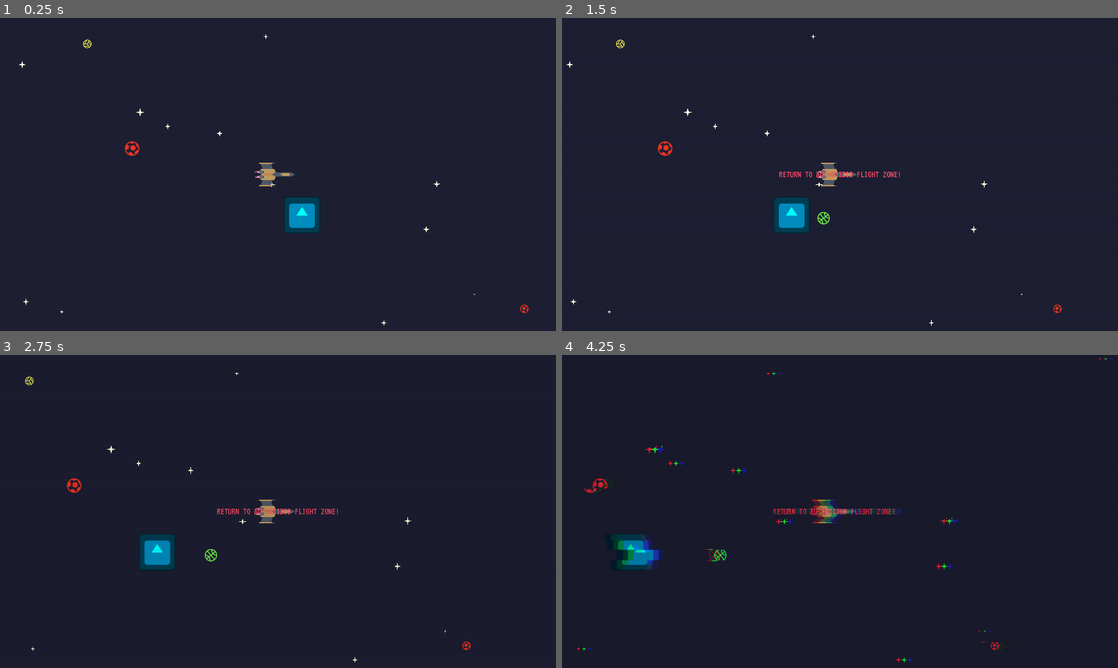
Above: before the commit, frames 1-4 (two rows, left to right).
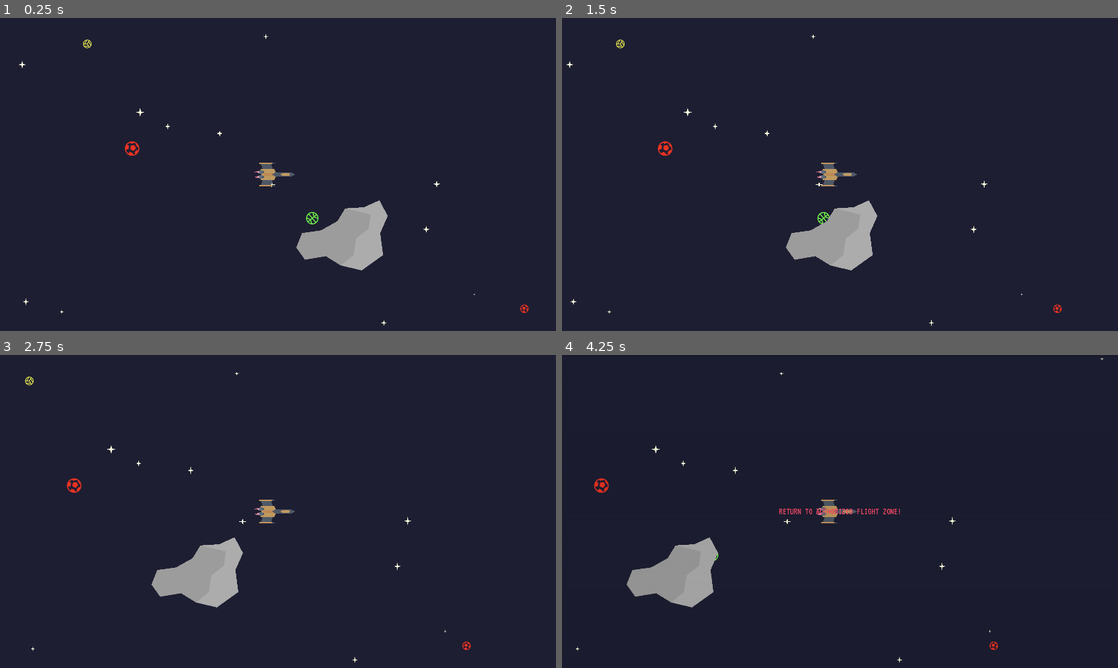
Above: after the commit, the same moments.

Repository: antax02/Ludum-Dare-58
Game: Godot game, scene res://scenes/world.tscn
Same seed, same stepped clock (60 frames per second), same inputs: the game is played once before the commit and once after it. The engine's default icon, where the game draws it, is replaced by a stand-in: a white triangle on a blue panel in a dark square.
Inputs:
- Up to frame 1 (0.25 s): no input
- Up to frame 2 (1.5 s): no input
- Up to frame 3 (2.75 s): no input
- Up to frame 4 (4.25 s): no input

The runs differ from the first frame. In frame 1, 2.9% of the frame differs, in the area x 51-70%, y 57-81%; in frame 2, 3.1%; in frame 3, 3.2%; in frame 4, 4.0%, in the area x 2-100%, y 0-99%.

Commit message:
Add asteroid and main menu scenes, update collisions
Introduced a new asteroid scene and main menu UI scene. Updated environment and player scenes to use CollisionPolygon2D instead of CollisionShape2D, and added the asteroid to the environment. Set the 'Rock' node in the world scene to invisible. Minor cleanup in player script.

Diff:
--- /dev/null
+++ b/scenes/enviorment/asteroid_01.tscn
@@ -0,0 +1,14 @@
+[gd_scene format=3 uid="uid://cord2n1qox8nr"]
+
+[node name="Asteroid01" type="AnimatableBody2D"]
+
+[node name="Base" type="Polygon2D" parent="."]
+color = Color(0.67481464, 0.67481464, 0.6748146, 1)
+polygon = PackedVector2Array(12, -121, -53, -117, -80, -73, -137, -41, -202, -32, -222, 18, -192, 60, -120, 48, -68, 80, 4, 97, 78, 44, 68, -32, 94, -91, 65, -145)
+
+[node name="Accent" type="Polygon2D" parent="."]
+color = Color(0.61339027, 0.61339027, 0.61339027, 1)
+polygon = PackedVector2Array(-202, -32, -137, -41, -80, -73, -53, -117, 35, -96, 28, -47, -15, -13, -24, 44, -68, 80, -120, 48, -192, 60, -222, 18)
+
+[node name="CollisionPolygon2D" type="CollisionPolygon2D" parent="."]
+polygon = PackedVector2Array(-222, 18, -202, -32, -137, -41, -80, -73, -52, -118, 12, -121, 65, -145, 95, -91, 68, -31, 78, 45, 4, 97, -68, 80, -120, 48, -192, 60)
--- a/scenes/enviorment/enviorment.tscn
+++ b/scenes/enviorment/enviorment.tscn
@@ -8,6 +8,7 @@
 [ext_resource type="PackedScene" uid="uid://cq61c6hjwqy1" path="res://scenes/enviorment/planet_03.tscn" id="6_mvhhs"]
 [ext_resource type="FontFile" uid="uid://0ajvaa5ea8n6" path="res://assets/fonts/VT323-Regular.ttf" id="7_mvhhs"]
 [ext_resource type="PackedScene" uid="uid://vkew0f6jy525" path="res://scenes/enviorment/planet_04.tscn" id="7_p4wd1"]
+[ext_resource type="PackedScene" uid="uid://cord2n1qox8nr" path="res://scenes/enviorment/asteroid_01.tscn" id="9_p4wd1"]
 
 [sub_resource type="ShaderMaterial" id="ShaderMaterial_k0juu"]
 shader = ExtResource("2_yjxbp")
@@ -72,7 +73,10 @@
 [node name="PlayableArea" type="Area2D" parent="."]
 
 [node name="CollisionPolygon2D" type="CollisionPolygon2D" parent="PlayableArea"]
-polygon = PackedVector2Array(-237, -86, 1, -159, 203, -129, 209, 211, -13, 240, -241, 126, -218, 42)
+polygon = PackedVector2Array(-237, -86, 1, -159, 544, -147, 523, 246, -13, 240, -241, 126, -218, 42)
+
+[node name="Asteroid01" parent="." instance=ExtResource("9_p4wd1")]
+position = Vector2(335, 234)
 
 [connection signal="body_entered" from="PlayableArea" to="." method="_on_playable_area_body_entered"]
 [connection signal="body_exited" from="PlayableArea" to="." method="_on_playable_area_body_exited"]
--- a/scenes/player.tscn
+++ b/scenes/player.tscn
@@ -1,17 +1,10 @@
-[gd_scene load_steps=4 format=3 uid="uid://dlukhtdc5xlsr"]
+[gd_scene load_steps=3 format=3 uid="uid://dlukhtdc5xlsr"]
 
 [ext_resource type="Texture2D" uid="uid://dt87ji848s1gn" path="res://icon.svg" id="1_3vyb7"]
 [ext_resource type="Script" uid="uid://xgly6ivcsmm1" path="res://scripts/player.gd" id="1_g2els"]
 
-[sub_resource type="RectangleShape2D" id="RectangleShape2D_g2els"]
-size = Vector2(128, 128)
-
 [node name="Player" type="CharacterBody2D" groups=["player"]]
 script = ExtResource("1_g2els")
-
-[node name="CollisionShape2D" type="CollisionShape2D" parent="."]
-visible = false
-shape = SubResource("RectangleShape2D_g2els")
 
 [node name="Sprite2D" type="Sprite2D" parent="."]
 visible = false
@@ -106,3 +99,6 @@
 [node name="LeftBlasterAccent" type="Polygon2D" parent="Body/LeftWing/LeftBlaster"]
 color = Color(0.7372549, 0.5372549, 0.33333334, 1)
 polygon = PackedVector2Array(38, 22, 38, 61, 40, 61, 40, 22)
+
+[node name="CollisionPolygon2D" type="CollisionPolygon2D" parent="."]
+polygon = PackedVector2Array(59, 0, -13, -42, -64, -42, -82, -8, -82, 9, -64, 42, -13, 42)
--- /dev/null
+++ b/scenes/ui/main_menu.tscn
@@ -0,0 +1,9 @@
+[gd_scene format=3 uid="uid://bsjqltcf88fn2"]
+
+[node name="MainMenu" type="Control"]
+layout_mode = 3
+anchors_preset = 15
+anchor_right = 1.0
+anchor_bottom = 1.0
+grow_horizontal = 2
+grow_vertical = 2
--- a/scenes/world.tscn
+++ b/scenes/world.tscn
@@ -9,6 +9,7 @@
 [node name="Player" parent="." instance=ExtResource("1_nnsk1")]
 
 [node name="Rock" parent="." instance=ExtResource("2_rwgxs")]
+visible = false
 position = Vector2(133, 140)
 
 [node name="Enviorment" parent="." instance=ExtResource("3_4wyf3")]
--- a/scripts/player.gd
+++ b/scripts/player.gd
@@ -4,5 +4,4 @@
 	velocity.x = 200
 
 func _physics_process(delta: float) -> void:
-
 	move_and_slide()
Not shown: 1 places in scenes/enviorment/enviorment.tscn that only renumber resources
